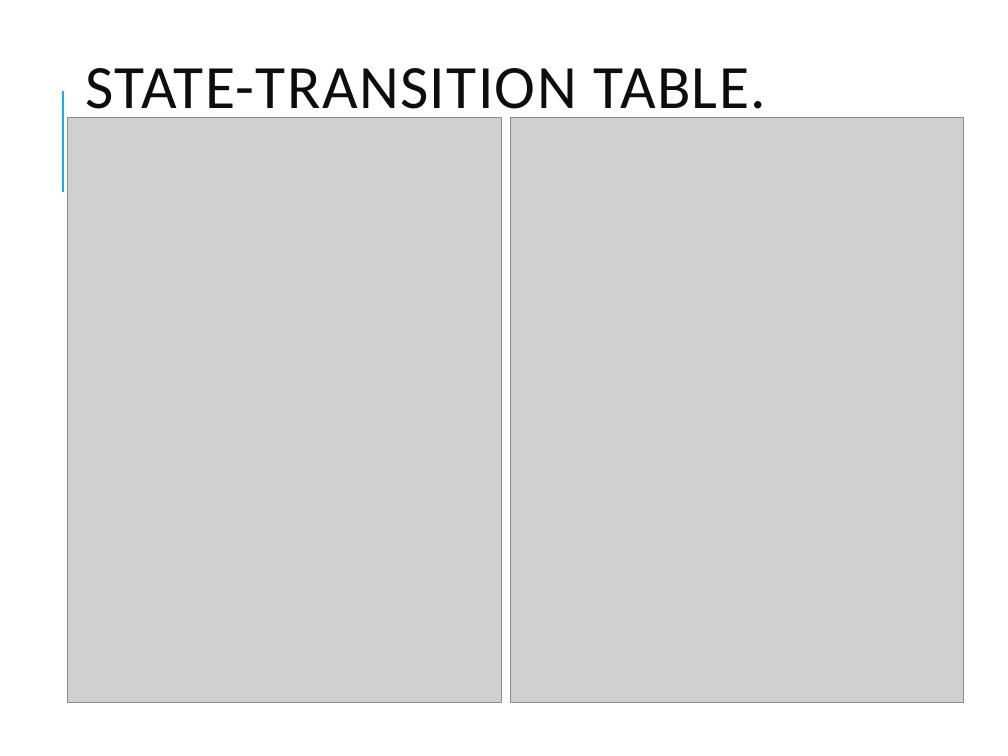
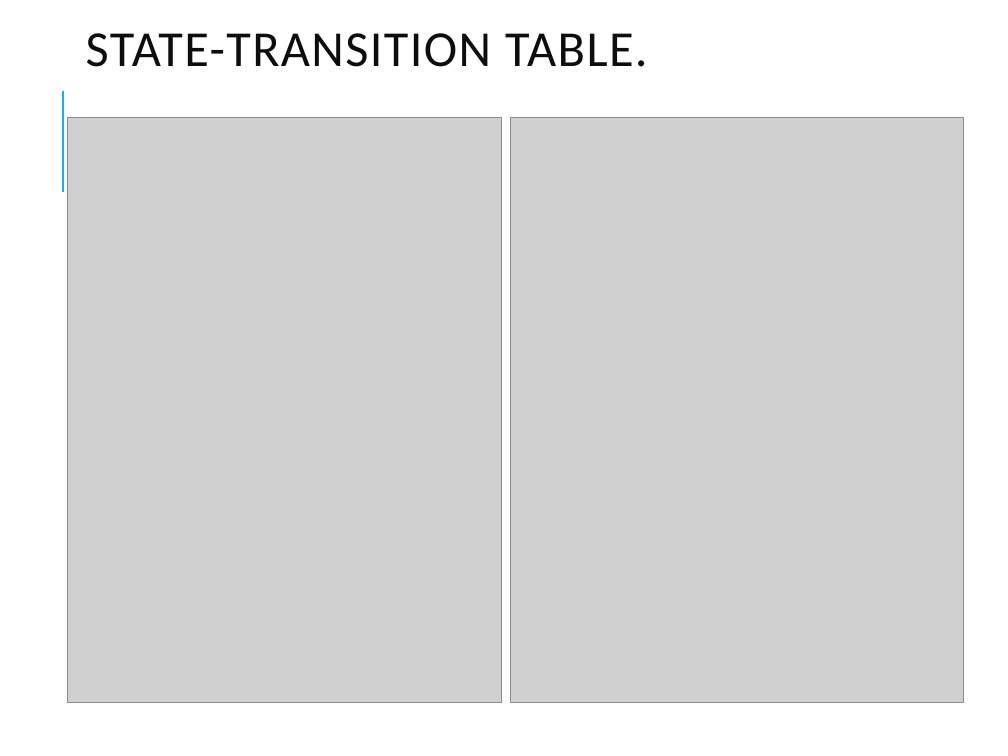
Before and after one commit to arshah-lamees/semester-notes, a slide deck: slide 7 of software testing/notes/Week5 State Transition Testing Technique.pptx. Drawn at 1008x756 pixels with LibreOffice and Linux fonts; fonts in the diff are those of the drawing; grey boxes stand for pictures. Boxes give left, top, right and bottom in pixels: in the first picture for what was removed or moved away, otherwise in the second. Text is boxed around its words. In the diff, an @@ line names an element or a change of style, - is before the commit and + after.

```diff
--- a/software testing/notes/Week5 State Transition Testing Technique.pptx
+++ b/software testing/notes/Week5 State Transition Testing Technique.pptx
@@ title "STATE-TRANSITION TABLE." at <box>86,33,647,67</box>: size 44 to 36 pt @@
```
Also in this commit, not shown: 2 other slides changed, 12 other files.
